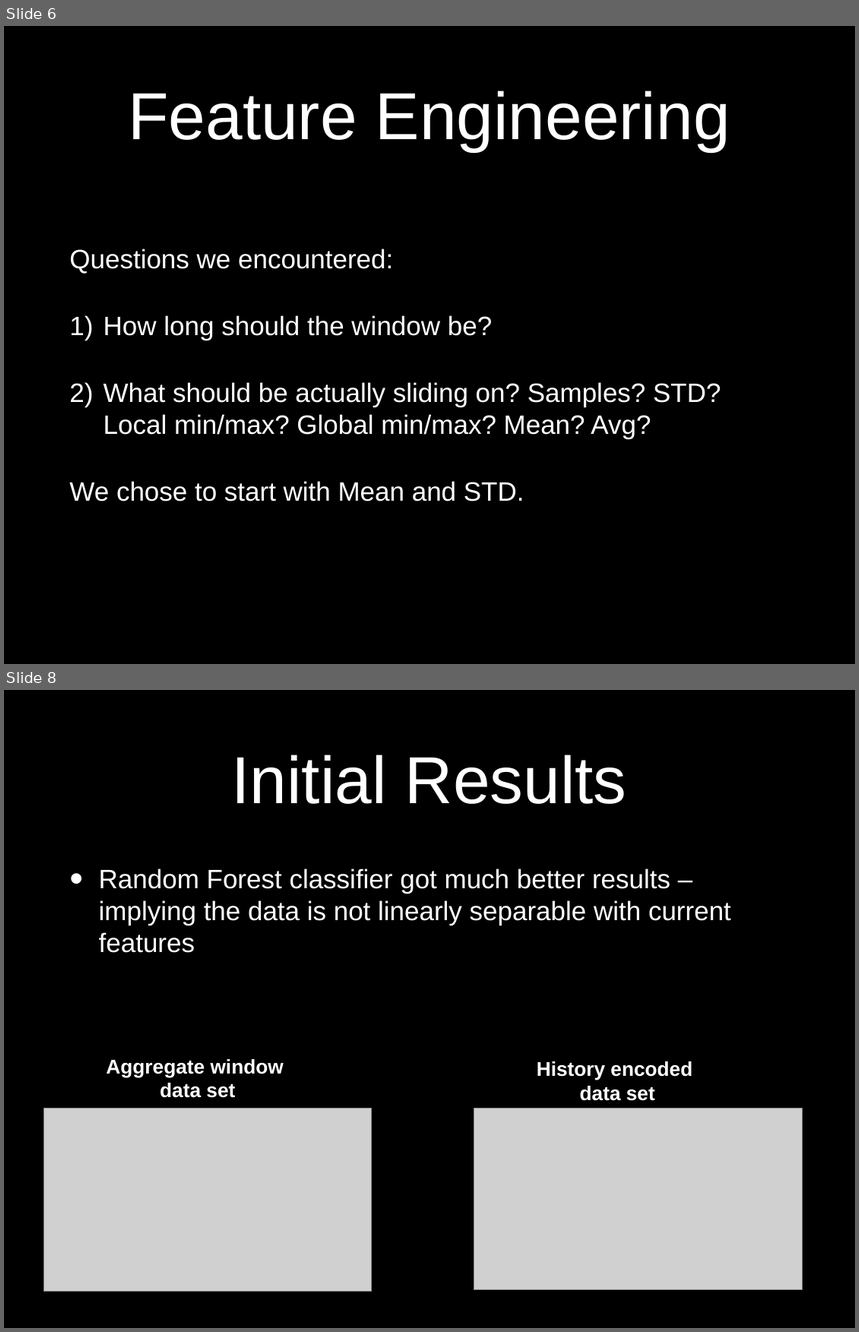
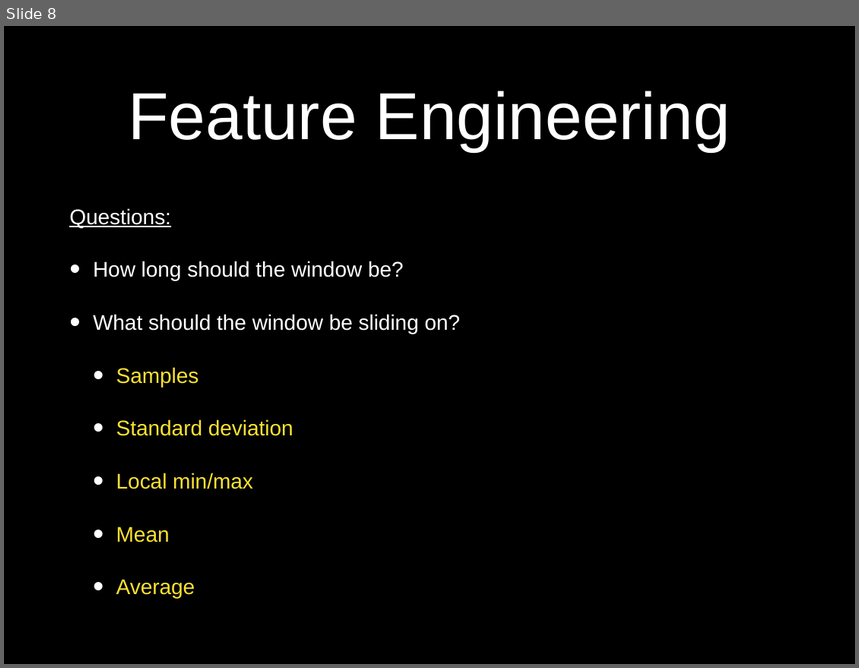
Before and after one commit to idocal/motionsense, a slide deck: MotionSenese/presentations/Presentation2.pptx. Shown one above the other, each under a label of ours: slides 6 and 8 before the commit, slide 8 after it; the slides between them are not shown. The pictures are 859x1332 and 859x668 pixels, drawn with LibreOffice and Linux fonts; fonts in the diff are those of the drawing; grey boxes stand for pictures; background and template pictures are left out. Boxes give left, top, right and bottom in pixels: in the first picture for what was removed or moved away, otherwise in the second. Text is boxed around its words. In the diff, an @@ line names an element or a change of style, - is before the commit and + after.

```diff
--- a/MotionSenese/presentations/Presentation2.pptx
+++ b/MotionSenese/presentations/Presentation2.pptx
@@ slide 8 removed at (4, 690, 855, 1328), background #000000 @@
@@ title removed at (232, 755, 627, 804) @@
-Initial Results
@@ text removed at (99, 869, 731, 953) @@
-• Random Forest classifier got much better results – implying the data is not linearly separable with current features
@@ text removed at (106, 1059, 284, 1098) @@
-Aggregate window
-data set
@@ text removed at (537, 1062, 693, 1101) @@
-History encoded
-data set
@@ picture removed at (44, 1109, 372, 1292) @@
@@ picture removed at (474, 1109, 803, 1290) @@
@@ what was slide 6 is now slide 8 @@
@@ slide 8 changed as well @@
@@ text "Questions:": place and size @@
-text "Questions:" at (69, 249, 721, 502)
+text "Questions:" at (69, 208, 461, 599)
@@ text at (69, 208, 171, 228): text changed; size 32 to 25.6 pt @@
-Questions we encountered:
+Questions:
@@ text at (93, 261, 404, 281): size 32 to 25.6 pt in "How long should the window be?"; bullet 1) to •; less space between paragraphs @@
@@ text at (93, 314, 461, 599): text changed; size 32 to 25.6 pt; text colour #FFFFFF to #FAE232 @@
-2) What should be actually sliding on? Samples? STD? Local min/max? Global min/max? Mean? Avg?
-We chose to start with Mean and STD.
+• What should the window be sliding on?
+  • Samples
+  • Standard deviation
+  • Local min/max
+  • Mean
+  • Average
```
Also in this commit, not shown: 6 other slides changed, 6 slides added, 3 other slides removed, 3 other files.
